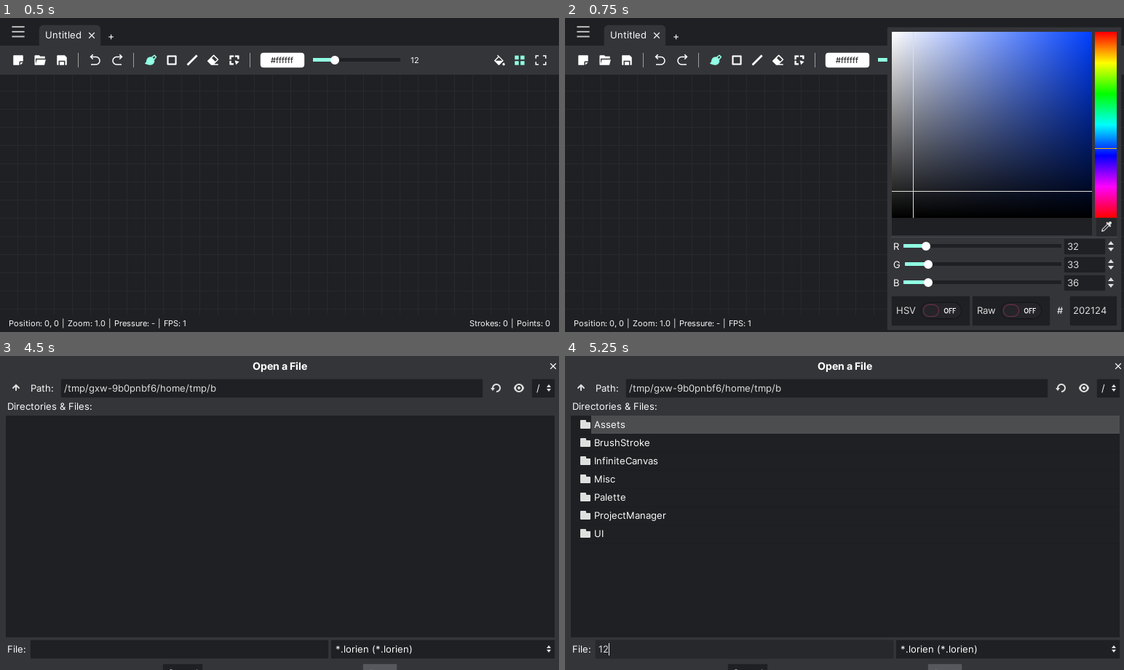
Above: before the commit, frames 1-4 (two rows, left to right).
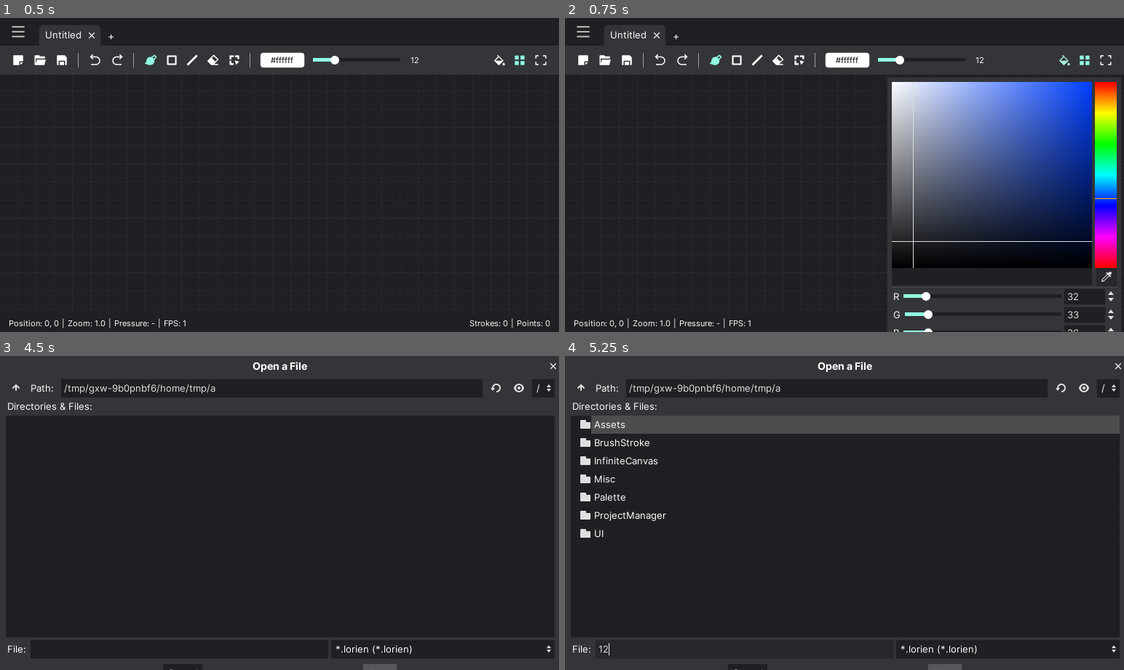
Above: after the commit, the same moments.

Repository: Epsilon0xCell/Lorien
Game: Godot game, scene res://Main.tscn
Two runs of this game, one before a commit and one after it. Both use one fixed random seed, a clock stepped at 60 frames per second and the inputs below.
Inputs (mouse positions are in pixels of both pictures, inside the frame that each line leads up to):
- Up to frame 1 (0.5 s): no input
- Up to frame 2 (0.75 s): click (1062, 58) at 0.5 s
- Up to frame 3 (4.5 s): click (16, 396) at 1.25 s; click (16, 396) at 2 s; click "Untitled" at 2.75 s; click "+" at 3.5 s; click (39, 396) at 4.25 s
- Up to frame 4 (5.25 s): click (743, 648) at 5.02 s; type "12" at 5.1 s

Frame 1 is identical in both runs. In frame 2, 29% of the frame differs, in the area x 57-99%, y 4-100%; in frame 3, less than 0.1%; in frame 4, less than 0.1%.

Commit message:
Background color picker bug (#101)
* Fix Background Color Picker location bug

* Update Main.tscn

* Add comments for popup workaround

Co-authored-by: Gurchain <gurchain@pop-os.localdomain>

Diff:
--- a/lorien/UI/Toolbar.gd
+++ b/lorien/UI/Toolbar.gd
@@ -46,6 +46,7 @@
 # -------------------------------------------------------------------------------------------------
 func _ready():
 	var brush_size: int = Settings.get_value(Settings.GENERAL_DEFAULT_BRUSH_SIZE, Config.DEFAULT_BRUSH_SIZE)
+	get_tree().get_root().connect("size_changed", self, "_on_window_resized")
 	_background_color_picker.connect("color_changed", self, "_on_background_color_changed")
 	_brush_size_label.text = str(brush_size)
 	_brush_size_slider.value = brush_size
@@ -152,6 +153,15 @@
 func _on_BackgroundColorButton_pressed():
 	_background_color_picker_popup.popup()
 
+	# Stop popup from automatically adjusting position, Assumes Menubar and Toolbar have the same height
+	_background_color_picker_popup.rect_position.y = rect_size.y * 2
+
+# Workaround for a bug in godot: https://github.com/godotengine/godot/issues/38171
+# -------------------------------------------------------------------------------------------------
+func _on_window_resized() -> void:
+	if _background_color_picker_popup.visible:
+		_background_color_picker_popup.rect_position.x = rect_size.x - _background_color_picker_popup.rect_size.x
+
 # -------------------------------------------------------------------------------------------------
 func _on_GridButton_toggled(toggled: bool):
 	emit_signal("grid_enabled", toggled)
